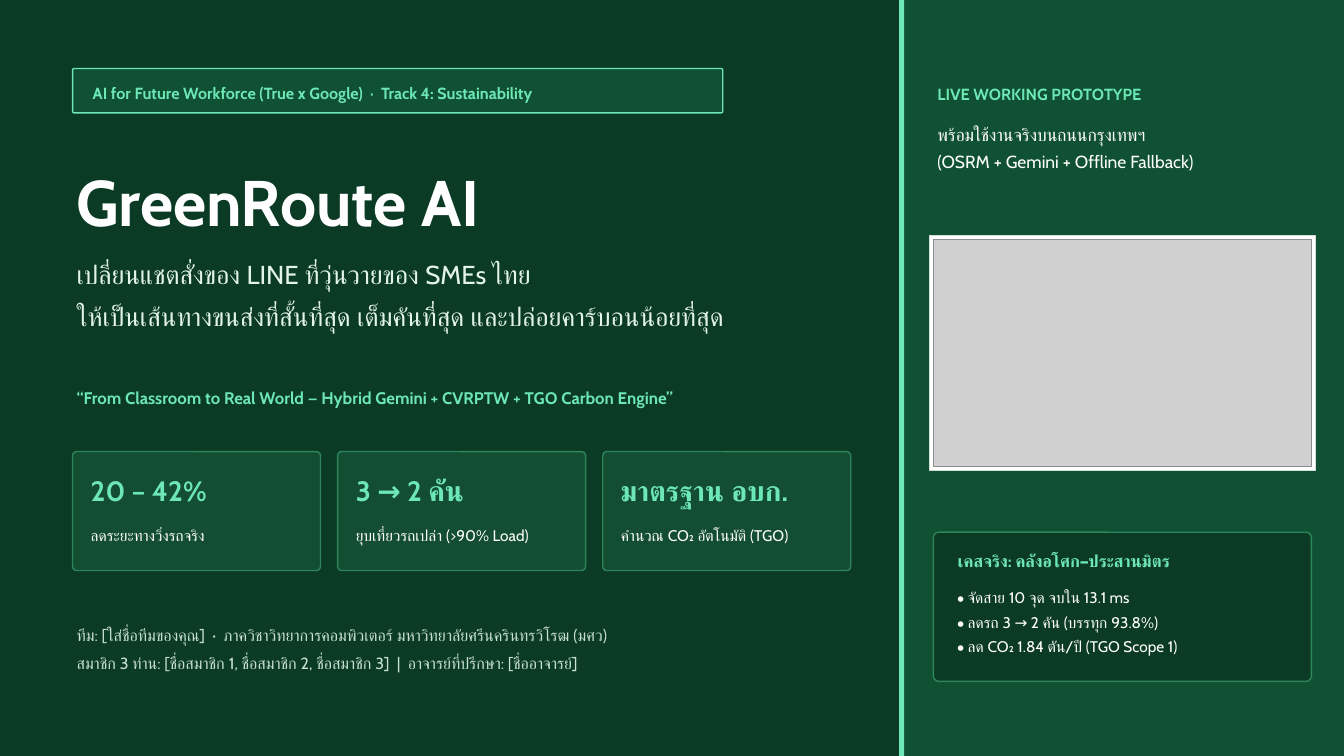
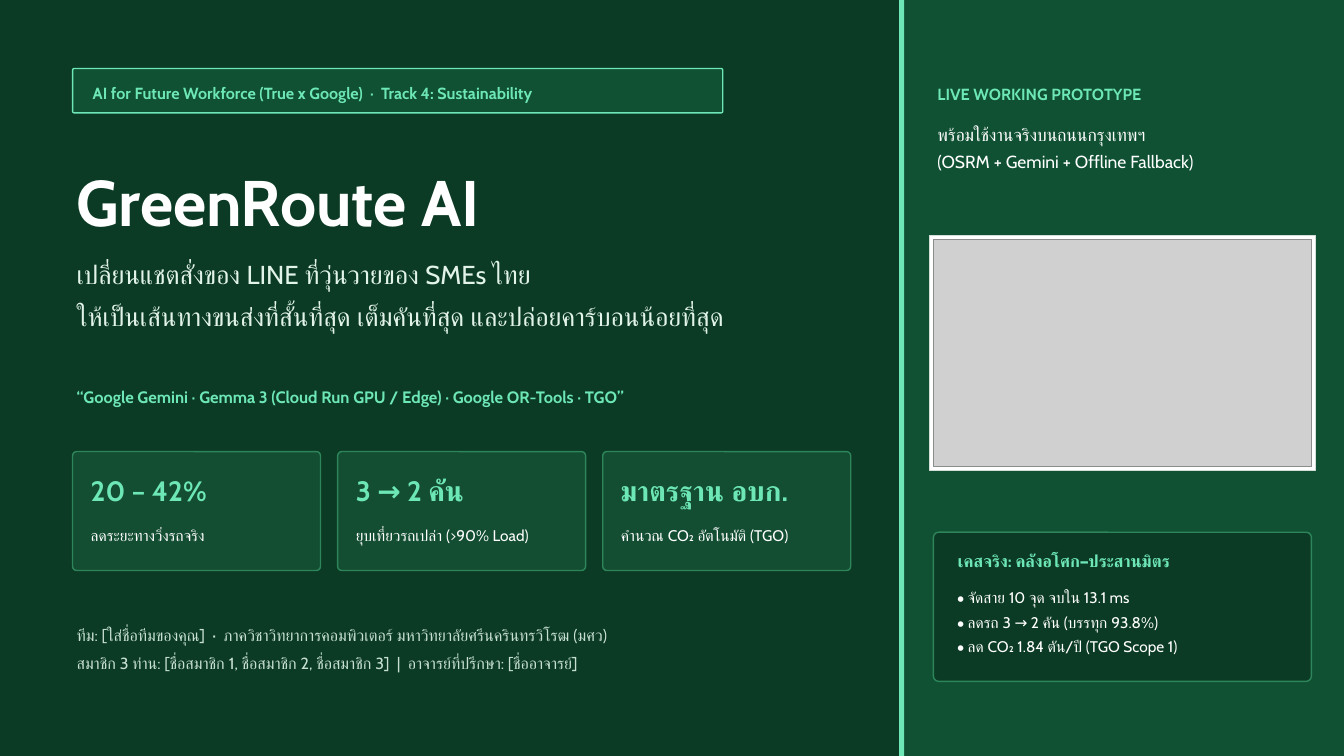
Before and after one commit to AkashiZai/TRUEAI, a slide deck: slide 1 of pitch/GreenRoute_AI_Pitch_Deck.pptx. Drawn at 1344x756 pixels with LibreOffice and Linux fonts; fonts in the diff are those of the drawing; grey boxes stand for pictures. Boxes give left, top, right and bottom in pixels: in the first picture for what was removed or moved away, otherwise in the second. Text is boxed around its words. In the diff, an @@ line names an element or a change of style, - is before the commit and + after.

Commit message:
feat: align GreenRoute AI architecture, UI, and Pitch Deck with Google Ecosystem (Gemma 3 Cloud Run GPU, Gemma 3n On-Device, OR-Tools)

```diff
--- a/pitch/GreenRoute_AI_Pitch_Deck.pptx
+++ b/pitch/GreenRoute_AI_Pitch_Deck.pptx
@@ text at <box>77,390,624,407</box>: text changed; size 12 to 11.8 pt @@
-“From Classroom to Real World — Hybrid Gemini + CVRPTW + TGO Carbon Engine”
+“Google Gemini · Gemma 3 (Cloud Run GPU / Edge) · Google OR-Tools · TGO”
```
Also in this commit, not shown: 3 other slides changed, 7 other files.
